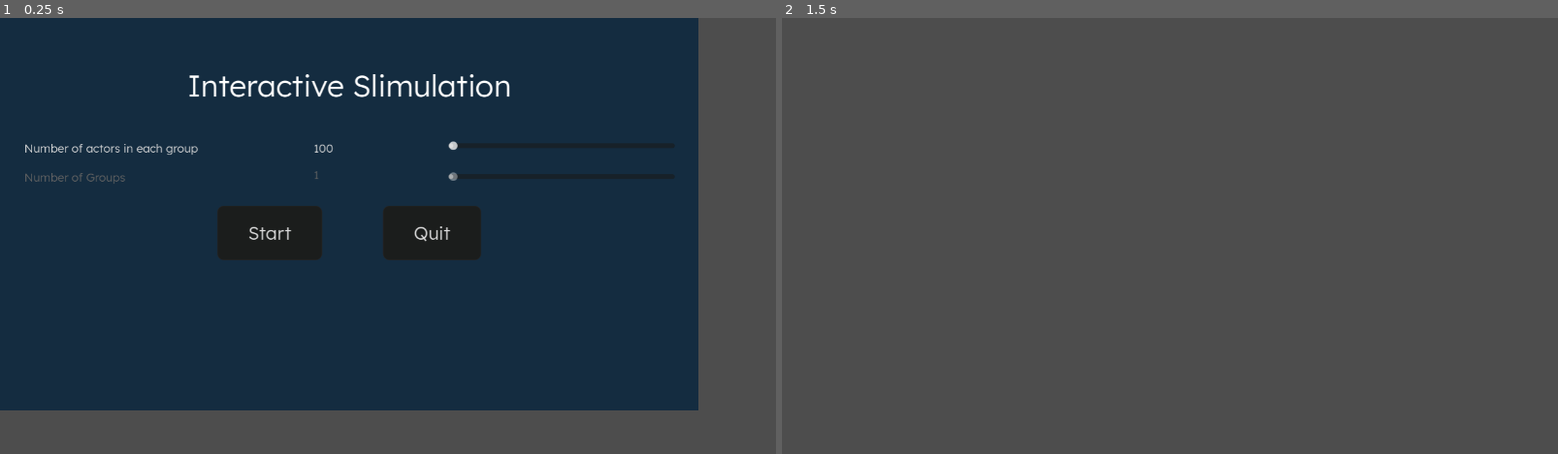
Above: before the commit, frames 1-2 (left to right).
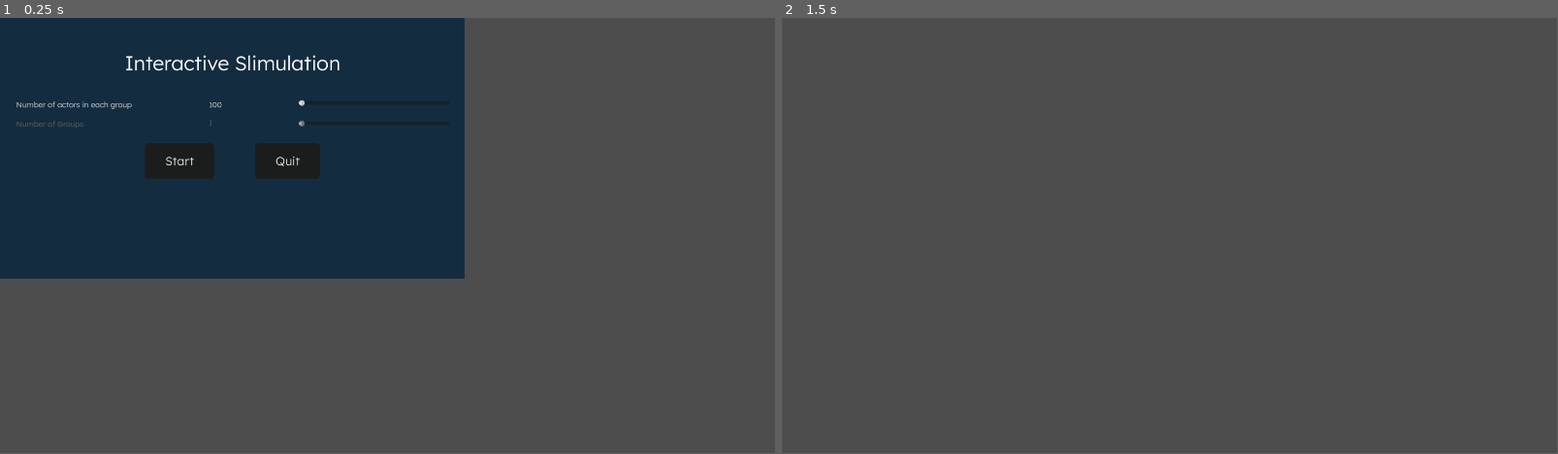
Above: after the commit, the same moments.

Repository: jsgngie/Physarum-Simulation
Game: Godot game, scene res://root.tscn
Two runs of this game, one before a commit and one after it. Both use one fixed random seed, a clock stepped at 60 frames per second and the inputs below.
Inputs:
- Up to frame 1 (0.25 s): no input
- Up to frame 2 (1.5 s): click "Start" at 0.5 s; tap Enter at 1.25 s
In our replay, the window is 800x450 before the commit and 799x449 after it. These sizes can differ from the game's own. Grey fills any space a smaller window leaves; there, only what the larger window draws over its background counts as a difference.

The runs differ from the first frame. In frame 1, 51% of the frame differs, in the area x 0-90%, y 0-90%; in frame 2, only the window size differs.

Commit message:
fixed memory leak

Diff:
--- a/limakunst/SlimeTest.gdshader
+++ b/limakunst/SlimeTest.gdshader
@@ -7,15 +7,18 @@
 
 
 void fragment() {
-	vec2 uv = SCREEN_UV;
+	vec2 uv = UV;
 	vec3 col = vec3(texture(dataTex, uv).r);
 	vec3 oldCol = vec3(texture(screenTex, uv).r);
 	vec3 avg = vec3(0.0);
-	for (int i = -1; i <= 1; i++) {
+
+		for (int i = -1; i <= 1; i++) {
 		for (int j = -1; j <= 1; j++) {
 			avg += texture(screenTex, uv + vec2(0.001*float(i), 0.001*float(j))).rgb;
 		}
 	}
+
+
 	oldCol = avg / 9.0;
 
 	col = max(col, oldCol);
--- /dev/null
+++ b/limakunst/finalImage.gdshader
@@ -0,0 +1,14 @@
+shader_type canvas_item;
+
+void vertex() {
+	// Called for every vertex the material is visible on.
+}
+
+void fragment() {
+	COLOR.rgb = texture(TEXTURE, SCREEN_UV).rgb;
+}
+
+//void light() {
+	// Called for every pixel for every light affecting the CanvasItem.
+	// Uncomment to replace the default light processing function with this one.
+//}
--- a/limakunst/project.godot
+++ b/limakunst/project.godot
@@ -22,6 +22,6 @@
 
 [display]
 
-window/size/viewport_width=1280
-window/size/viewport_height=720
+window/size/viewport_width=1920
+window/size/viewport_height=1080
 window/size/resizable=false
--- a/limakunst/slimeGPU.gd
+++ b/limakunst/slimeGPU.gd
@@ -23,7 +23,7 @@
 
 var rd : RenderingDevice
 var shader : RID
-var work_group_size : int = 64
+var work_group_size : int = 256
 
 var actorsXBuffer : RID
 var actorsYBuffer : RID
@@ -54,8 +54,10 @@
 		var idY = randi_range(0, 1)
 		randomize()
 
-
-		var pos = Vector2(randf_range(width/2 - radius, width/2 + radius), randf_range(height/2 - radius, height/2 + radius))
+		var angle = randf_range(-2*PI, 2*PI)
+		#var pos = Vector2(randf_range(width/2 - radius, width/2 + radius), randf_range(height/2 - radius, height/2 + radius))
+		var pos = Vector2(width/2 + radius * cos(angle) * randf(), height/2 + radius * sin(angle) * randf())
+		rot = (Vector2(width/2, height/2) - pos).angle()
 		actorsX.append(pos.x)
 		actorsY.append(pos.y)
 		actorsRot.append(rot)
@@ -128,7 +130,7 @@
 func _process(delta: float) -> void:
 	viewPortTex = $SubViewportContainer/SubViewport.get_texture()
 	viewPortImg = viewPortTex.get_image()
-	viewPortImg.resize(width, height, 0)
+	#viewPortImg.resize(width, height, 0)
 	viewPortImg.convert(Image.FORMAT_RF)
 
 	_process_compute()
@@ -165,6 +167,7 @@
 	fmt.format = RenderingDevice.DATA_FORMAT_R32_SFLOAT
 	fmt.usage_bits = RenderingDevice.TEXTURE_USAGE_CAN_UPDATE_BIT | RenderingDevice.TEXTURE_USAGE_STORAGE_BIT | RenderingDevice.TEXTURE_USAGE_CAN_COPY_FROM_BIT
 	var view := RDTextureView.new()
+	rd.free_rid(trailMapBuffer)
 	trailMapBuffer = rd.texture_create(fmt, view, [viewPortImg.get_data()])
 	var trailMapUniform := RDUniform.new()
 	trailMapUniform.uniform_type = RenderingDevice.UNIFORM_TYPE_IMAGE
@@ -172,6 +175,7 @@
 	trailMapUniform.add_id(trailMapBuffer)
 
 	var tempImg := Image.create_empty(width, height, false, Image.FORMAT_RF)
+	rd.free_rid(trailMapOutBuffer)
 	trailMapOutBuffer = rd.texture_create(fmt, view, [tempImg.get_data()])
 	var trailMapOutUniform := RDUniform.new()
 	trailMapOutUniform.uniform_type = RenderingDevice.UNIFORM_TYPE_IMAGE
--- a/limakunst/slimulationGPU.tscn
+++ b/limakunst/slimulationGPU.tscn
@@ -13,17 +13,22 @@
 shader = ExtResource("2_umkpx")
 shader_parameter/darkColor = Color(0, 0, 0, 1)
 shader_parameter/lightColor = Color(1.82897e-06, 0.736734, 0.586352, 1)
-shader_parameter/dissapation = 0.005
+shader_parameter/dissapation = 0.05
 shader_parameter/dataTex = SubResource("GradientTexture2D_yb5a2")
 
 [sub_resource type="PlaceholderTexture2D" id="PlaceholderTexture2D_hwcev"]
+size = Vector2(1920, 1080)
+
+[sub_resource type="ViewportTexture" id="ViewportTexture_b4o1a"]
+viewport_path = NodePath("SubViewportContainer/SubViewport")
 
 [node name="Slimulation" type="Node2D"]
 script = ExtResource("1_8ughu")
-width = 1280
-height = 720
+width = 1920
+height = 1080
+actorSpeed = 2.0
 numActors = 1000000
-radius = 2
+radius = 4
 simulate = true
 
 [node name="SubViewportContainer" type="SubViewportContainer" parent="."]
@@ -32,14 +37,14 @@
 
 [node name="SubViewport" type="SubViewport" parent="SubViewportContainer"]
 handle_input_locally = false
-size = Vector2i(1280, 720)
+size = Vector2i(1920, 1080)
 render_target_clear_mode = 1
 render_target_update_mode = 4
 
 [node name="TextureRect" type="TextureRect" parent="SubViewportContainer/SubViewport"]
 material = SubResource("ShaderMaterial_fqtlp")
-offset_right = 1280.0
-offset_bottom = 720.0
+offset_right = 1920.0
+offset_bottom = 1080.0
 texture = SubResource("PlaceholderTexture2D_hwcev")
 
 [node name="ColorRect" type="ColorRect" parent="SubViewportContainer/SubViewport"]
@@ -47,3 +52,9 @@
 offset_right = 1152.0
 offset_bottom = 648.0
 color = Color(0, 0, 0, 1)
+
+[node name="FinalImage" type="TextureRect" parent="."]
+offset_right = 1920.0
+offset_bottom = 1080.0
+texture = SubResource("ViewportTexture_b4o1a")
+expand_mode = 1
Not shown: 1 places in limakunst/slimulationGPU.tscn that only renumber resources
